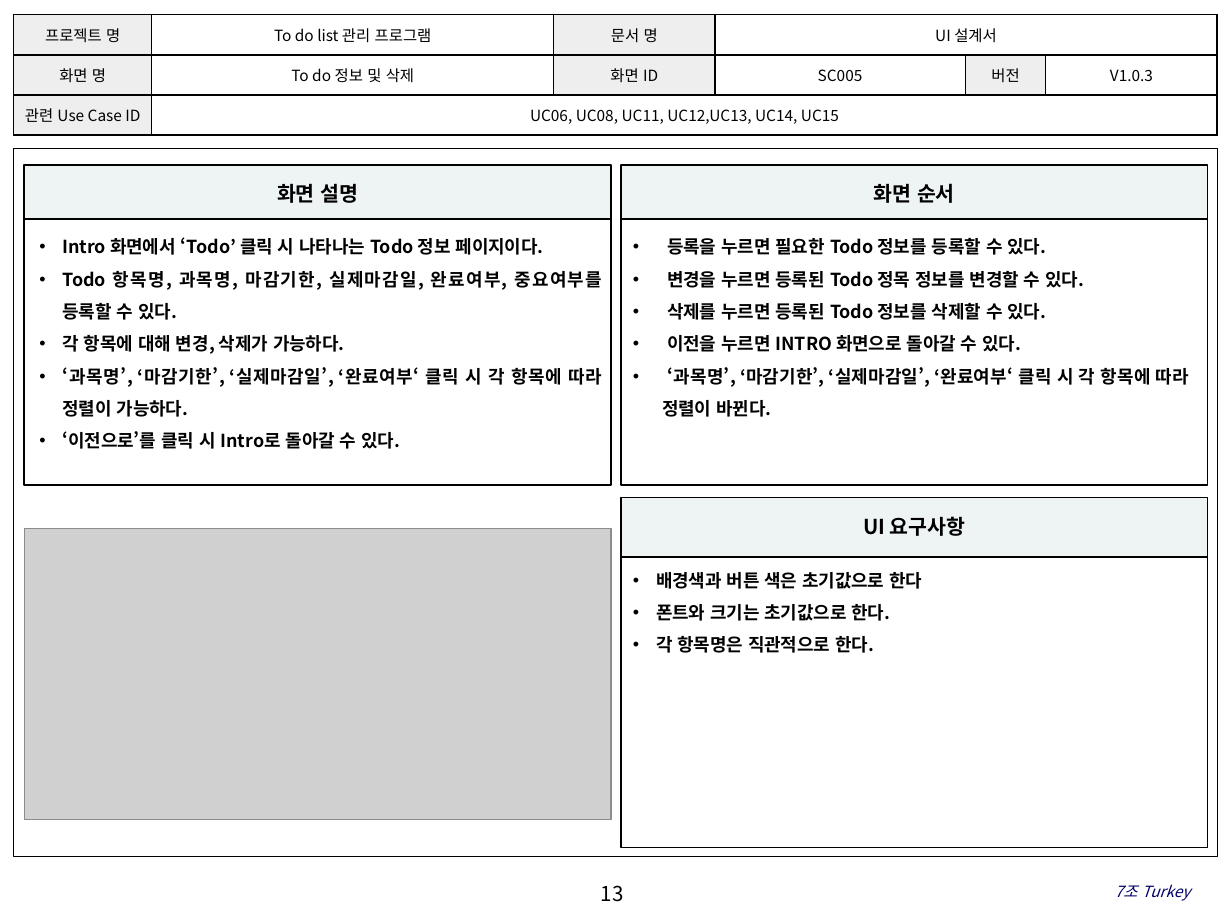
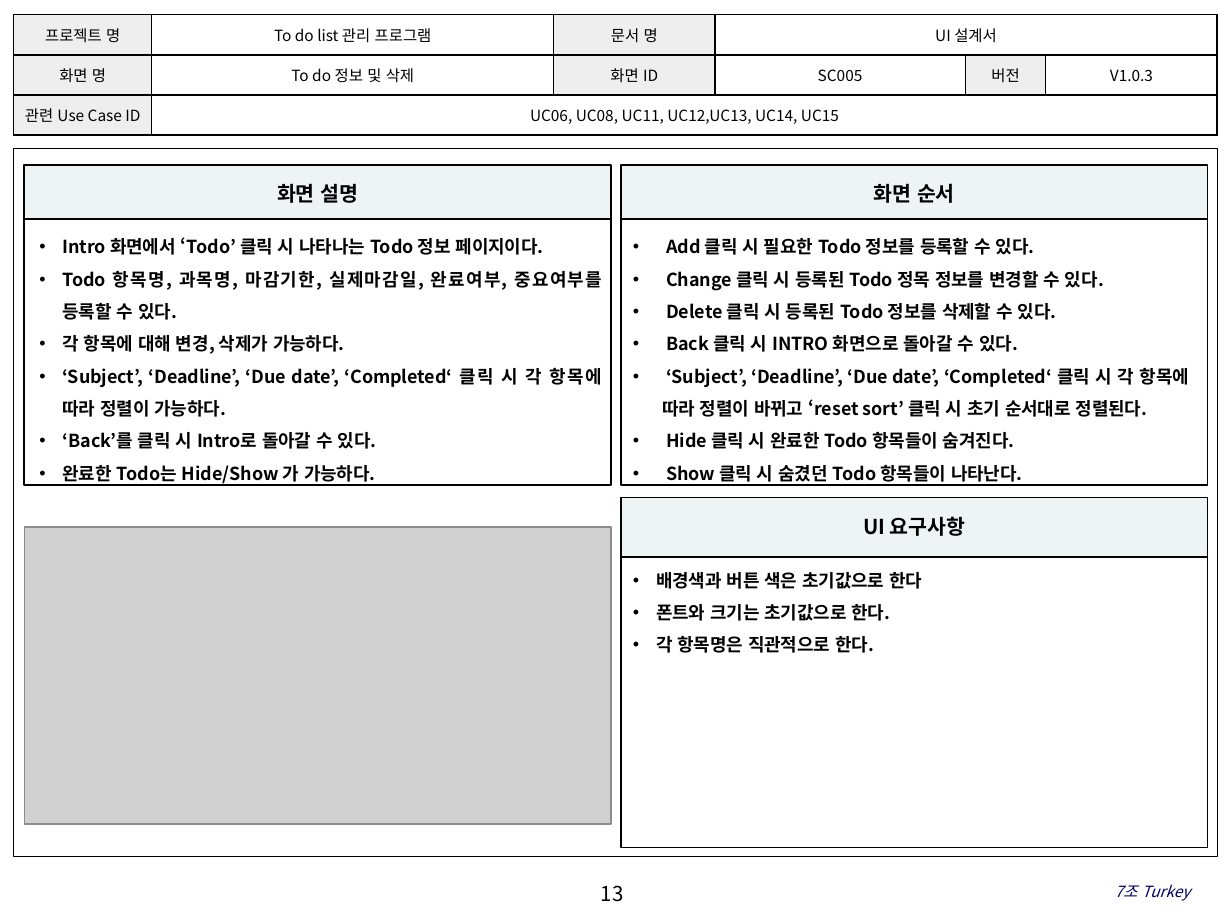
Before and after one commit to SE-admin/7, a slide deck: slide 13 of doc/3_ 설계서/UI Design.pptx. Drawn at 1232x924 pixels with LibreOffice and Linux fonts; fonts in the diff are those of the drawing; grey boxes stand for pictures; background and template pictures are left out. Boxes give left, top, right and bottom in pixels: in the first picture for what was removed or moved away, otherwise in the second. Text is boxed around its words. In the diff, an @@ line names an element or a change of style, - is before the commit and + after.

Commit message:
UI Design|doc|요구사항 변경으로 UI디자인 수정

```diff
--- a/doc/3_ 설계서/UI Design.pptx
+++ b/doc/3_ 설계서/UI Design.pptx
@@ text at [662,238,1190,485]: text changed @@
-• 등록을 누르면 필요한 Todo 정보를 등록할 수 있다.
-• 변경을 누르면 등록된 Todo 정목 정보를 변경할 수 있다.
-• 삭제를 누르면 등록된 Todo 정보를 삭제할 수 있다.
-• 이전을 누르면 INTRO 화면으로 돌아갈 수 있다.
-• ‘과목명’, ‘마감기한’, ‘실제마감일’, ‘완료여부‘ 클릭 시 각 항목에 따라 정렬이 바뀐다.
+• Add 클릭 시 필요한 Todo 정보를 등록할 수 있다.
+• Change 클릭 시 등록된 Todo 정목 정보를 변경할 수 있다.
+• Delete 클릭 시 등록된 Todo 정보를 삭제할 수 있다.
+• Back 클릭 시 INTRO 화면으로 돌아갈 수 있다.
+• ‘Subject’, ‘Deadline’, ‘Due date’, ‘Completed‘ 클릭 시 각 항목에 따라 정렬이 바뀌고 ‘reset sort’ 클릭 시 초기 순서대로 정렬된다.
+• Hide 클릭 시 완료한 Todo 항목들이 숨겨진다.
+• Show 클릭 시 숨겼던 Todo 항목들이 나타난다.
@@ text at [63,368,602,485]: text changed @@
-• ‘과목명’, ‘마감기한’, ‘실제마감일’, ‘완료여부‘ 클릭 시 각 항목에 따라 정렬이 가능하다.
-• ‘이전으로’를 클릭 시 Intro로 돌아갈 수 있다.
+• ‘Subject’, ‘Deadline’, ‘Due date’, ‘Completed‘ 클릭 시 각 항목에 따라 정렬이 가능하다.
+• ‘Back’를 클릭 시 Intro로 돌아갈 수 있다.
+• 완료한 Todo는 Hide/Show 가 가능하다.
@@ picture: place and size @@
-picture at [25,529,611,819]
+picture at [25,527,611,824]
```
Also in this commit, not shown: 13 other slides changed.
